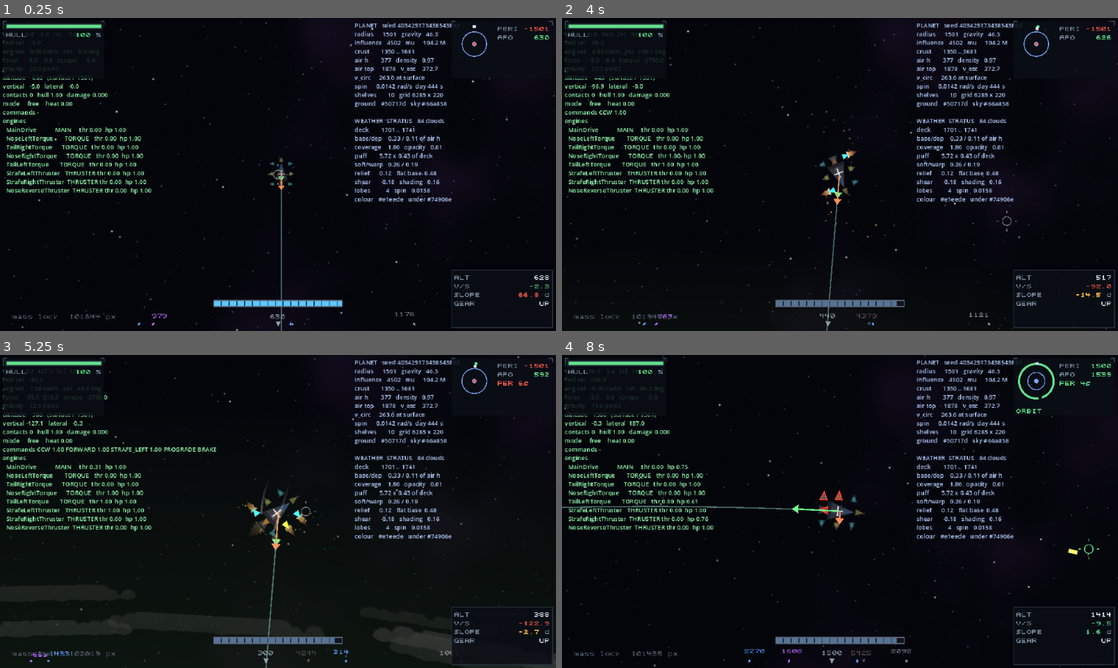
Above: before the commit, frames 1-4 (two rows, left to right).
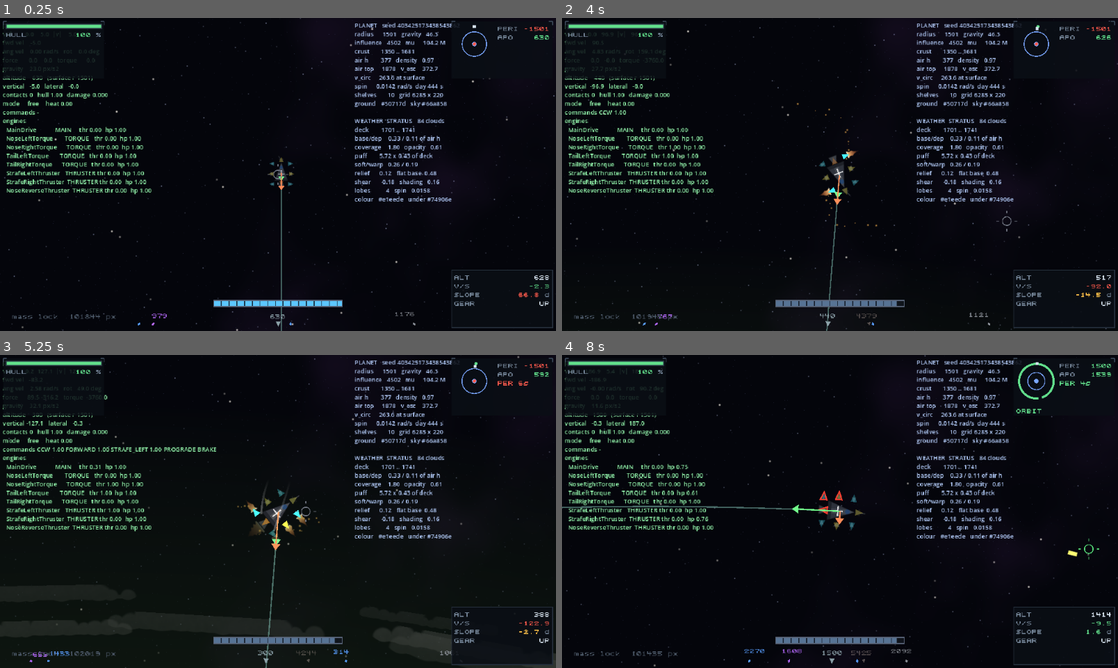
Above: after the commit, the same moments.

Repository: wroniasty/stardust
Game: Godot game, scene res://scenes/world.tscn
Same seed, same stepped clock (60 frames per second), same inputs: the game is played once before the commit and once after it.
Inputs (mouse positions are in pixels of both pictures, inside the frame that each line leads up to):
- Up to frame 1 (0.25 s): no input
- Up to frame 2 (4 s): tap Enter (ui_accept) at 0.5 s; move the mouse to (962, 158) at 0.52 s; hold D (rotate_right) 0.53-1.25 s; hold B (boost) 0.53-1.25 s; click (962, 158) at 0.67 s; tap J (jump) at 0.77, 3.77 s; drag from (728, 190) to (812, 237) at 1.27 s; move the mouse to (895, 105) at 2.02 s; hold D (rotate_right) 2.03-2.75 s; tap Left (camera_rotate_left) at 2.1 s; drag from (812, 237) to (673, 127) at 2.77 s; move the mouse to (1006, 221) at 3.52 s; hold A (rotate_left) from 3.53 s (still down); hold = (camera_zoom_in) from 3.53 s (still down)
- Up to frame 3 (5.25 s): release A (rotate_left) at 4.25 s; release = (camera_zoom_in) at 4.25 s; drag from (111, 464) to (194, 433) at 4.27 s; move the mouse to (305, 511) at 5.02 s; hold Z (brake) from 5.03 s (still down); hold Home (hold_prograde) from 5.03 s (still down); click (305, 511) at 5.17 s
- Up to frame 4 (8 s): release Z (brake) at 5.75 s; release Home (hold_prograde) at 5.75 s; drag from (756, 433) to (728, 527) at 5.77 s; move the mouse to (962, 495) at 6.52 s; hold W (thrust_forward) 6.53-7.25 s; hold Space (ship_fire) 6.53-7.25 s; tap J (jump) at 6.77 s; drag from (728, 527) to (1090, 549) at 7.27 s

The runs differ from the first frame. In frame 1, 0.7% of the frame differs, in the area x 1-26%, y 40-48%; in frame 2, 0.8%, in the area x 1-57%, y 26-71%; in frame 3, 0.8%; in frame 4, 0.8%.

Commit message:
The ship is built from its hull and fitout resources
ship.tscn keeps the shared parts (bays, gear, trails, skin) and names a hull
and a fitout; Ship._ready builds engines, guns and empty places from them.

Co-Authored-By: Claude Sonnet 5.5 <noreply@anthropic.com>

Diff:
--- a/scenes/ship.tscn
+++ b/scenes/ship.tscn
@@ -1,7 +1,7 @@
 [gd_scene load_steps=21 format=3]
 
 [ext_resource type="Script" path="res://scripts/ship.gd" id="1_ship"]
-[ext_resource type="PackedScene" path="res://scenes/engine_mount.tscn" id="2_mount"]
+[ext_resource type="Resource" path="res://resources/hulls/dart.tres" id="2_hull"]
 [ext_resource type="Script" path="res://scripts/generator_bay.gd" id="13_generator_bay"]
 [ext_resource type="Script" path="res://scripts/computer_bay.gd" id="15_computer_bay"]
 [ext_resource type="Script" path="res://scripts/scanner_bay.gd" id="20_scanner_bay"]
@@ -11,17 +11,11 @@
 [ext_resource type="Resource" path="res://resources/tanks/standard_tank.tres" id="24_tank"]
 [ext_resource type="Resource" path="res://resources/scanners/survey_array.tres" id="25_survey"]
 [ext_resource type="Resource" path="res://resources/generators/standard_cell.tres" id="14_cell"]
-[ext_resource type="Script" path="res://scripts/hardpoint.gd" id="3_hardpoint"]
-[ext_resource type="Resource" path="res://resources/weapons/autocannon.tres" id="12_autocannon"]
 [ext_resource type="Script" path="res://scripts/contrail.gd" id="5_contrail"]
 [ext_resource type="Script" path="res://scripts/engine_debug_draw.gd" id="6_engine_draw"]
 [ext_resource type="Script" path="res://scripts/landing_gear.gd" id="11_gear"]
 [ext_resource type="Script" path="res://scripts/fx/ship_skin.gd" id="16_skin"]
 [ext_resource type="Script" path="res://scripts/fx/bow_shock.gd" id="26_shock"]
-[ext_resource type="Resource" path="res://resources/engines/main_drive.tres" id="7_main"]
-[ext_resource type="Resource" path="res://resources/engines/torque_jet.tres" id="8_torque"]
-[ext_resource type="Resource" path="res://resources/engines/maneuver_thruster.tres" id="9_thruster"]
-[ext_resource type="Resource" path="res://resources/engines/retro_thruster.tres" id="10_retro"]
 
 [sub_resource type="Gradient" id="Gradient_contrail"]
 offsets = PackedFloat32Array(0, 1)
@@ -34,6 +28,8 @@
 gravity_scale = 0.0
 can_sleep = false
 script = ExtResource("1_ship")
+hull = ExtResource("2_hull")
+fitout_name = "dart (stock)"
 
 [node name="Hull" type="Polygon2D" parent="."]
 color = Color(0.82, 0.86, 0.92, 1)
@@ -41,61 +37,6 @@
 
 [node name="HullShape" type="CollisionShape2D" parent="."]
 shape = SubResource("ConvexPolygonShape2D_hull")
-
-[node name="MainDrive" parent="." instance=ExtResource("2_mount")]
-size = 3.5
-position = Vector2(0, 10)
-thrust_direction = Vector2(0, -1)
-installed = ExtResource("7_main")
-
-[node name="NoseLeftTorque" parent="." instance=ExtResource("2_mount")]
-size = 0.8
-position = Vector2(-8, -10)
-rotation = 1.5707964
-thrust_direction = Vector2(0, -1)
-installed = ExtResource("8_torque")
-
-[node name="TailRightTorque" parent="." instance=ExtResource("2_mount")]
-size = 0.8
-position = Vector2(8, 13.5)
-rotation = -1.5707964
-thrust_direction = Vector2(0, -1)
-installed = ExtResource("8_torque")
-
-[node name="NoseRightTorque" parent="." instance=ExtResource("2_mount")]
-size = 0.8
-position = Vector2(8, -10)
-rotation = -1.5707964
-thrust_direction = Vector2(0, -1)
-installed = ExtResource("8_torque")
-
-[node name="TailLeftTorque" parent="." instance=ExtResource("2_mount")]
-size = 0.8
-position = Vector2(-8, 13.5)
-rotation = 1.5707964
-thrust_direction = Vector2(0, -1)
-installed = ExtResource("8_torque")
-
-[node name="StrafeLeftThruster" parent="." instance=ExtResource("2_mount")]
-size = 1.0
-position = Vector2(9, 1.75)
-rotation = -1.5707964
-thrust_direction = Vector2(0, -1)
-installed = ExtResource("9_thruster")
-
-[node name="StrafeRightThruster" parent="." instance=ExtResource("2_mount")]
-size = 1.0
-position = Vector2(-9, 1.75)
-rotation = 1.5707964
-thrust_direction = Vector2(0, -1)
-installed = ExtResource("9_thruster")
-
-[node name="NoseReverseThruster" parent="." instance=ExtResource("2_mount")]
-size = 2.5
-position = Vector2(0, -12)
-rotation = 3.1415927
-thrust_direction = Vector2(0, -1)
-installed = ExtResource("10_retro")
 
 [node name="ComputerBay" type="Node2D" parent="."]
 position = Vector2(0, -2)
@@ -126,11 +67,6 @@
 size = 2.4
 installed = ExtResource("24_tank")
 
-[node name="NoseHardpoint" type="Node2D" parent="."]
-position = Vector2(0, -14)
-script = ExtResource("3_hardpoint")
-weapon = ExtResource("12_autocannon")
-
 [node name="LeftContrail" type="Line2D" parent="."]
 top_level = true
 width = 1.5
--- a/scripts/ship.gd
+++ b/scripts/ship.gd
@@ -30,11 +30,15 @@
 ## solver. That is why there are guidelines for drawing one -- see the
 ## configuration report -- rather than a solver clever enough for any shape
 ## (IDEAS.md section 6).
-## The hull resource this ship is built on: where its places are, its legs
-## and its hold. Found from the outline for the stock ship and set by
-## ShipFitout.apply for a preset; a shape nobody named gets one made from the
-## outline alone.
-var hull: HullData = null
+## The hull resource this ship is built on: its outline, its legs, its hold
+## and where its places are. With a `fitout_name` as well, `_ready` builds the
+## engines and guns from the two resources instead of from nodes in the scene.
+@export var hull: HullData = null
+
+## Which entry of ShipFitout.all() to build when `hull` is set. Empty builds
+## only the hull's empty places, and a ship without a hull keeps whatever its
+## scene holds.
+@export var fitout_name: String = ""
 
 @export var hull_outline: PackedVector2Array = PackedVector2Array([
 	Vector2(0, -12),
@@ -704,8 +708,8 @@
 
 
 func _ready() -> void:
-	_add_hull_slots()
 	collect_parts()
+	_build_from_resources()
 	# Set once here rather than at every landing: it never changes, and writing
 	# it from _integrate_forces would be another state change the server
 	# refuses mid-flush.
@@ -723,17 +727,30 @@
 	_since_spend = energy_recharge_delay()
 
 
-## Gives the stock ship the places every hull offers, which only a preset
-## being applied did before. A named hull supplies them; a shape nobody named
-## gets them worked out from its outline all the same.
-func _add_hull_slots() -> void:
-	if hull_outline.size() < 3:
-		return
-	hull = HullData.matching(hull_outline)
-	if hull == null:
-		hull = HullData.new()
-		hull.outline = hull_outline
-	ShipFitout.add_hull_slots(self, hull)
+## Builds the engines, guns and empty places from the hull and the fitout
+## this ship names, which is how every ship is meant to come about.
+##
+## A ship with no hull of its own -- a test's bare scene, the creative tool's
+## invented shape -- keeps what it has, with the places any hull offers worked
+## out from its outline.
+func _build_from_resources() -> void:
+	if hull != null and not fitout_name.is_empty():
+		var preset: Dictionary = ShipFitout.preset(fitout_name)
+		if preset.is_empty():
+			push_error("ship names no fitout called %s" % fitout_name)
+		else:
+			preset = preset.duplicate()
+			preset["hull"] = hull
+			ShipFitout.apply(self, preset)
+			return
+	if hull == null and hull_outline.size() >= 3:
+		hull = HullData.matching(hull_outline)
+		if hull == null:
+			hull = HullData.new()
+			hull.outline = hull_outline
+	if hull != null:
+		ShipFitout.add_hull_slots(self, hull)
+		collect_parts()
 
 
 ## Every engine mount on the hull, fitted or empty.
--- a/scripts/ship_fitout.gd
+++ b/scripts/ship_fitout.gd
@@ -184,6 +184,14 @@
 	return out
 
 
+## The preset with this name, or an empty dictionary.
+static func preset(preset_name: String) -> Dictionary:
+	for entry: Dictionary in all():
+		if entry["name"] == preset_name:
+			return entry
+	return {}
+
+
 ## Rebuilds a ship as one of these, in place.
 ##
 ## In place rather than by swapping in another scene, because everything
@@ -217,7 +225,8 @@
 	# The hull is named, not described. It used to be an outline, a hold
 	# and a pair of feet written out in every preset -- three of which flew
 	# the same dart and had to agree about it by hand.
-	var hull: HullData = HullData.of(preset["hull"])
+	var named: Variant = preset["hull"]
+	var hull: HullData = named as HullData if named is HullData else HullData.of(named)
 	if hull == null:
 		push_error("preset %s names no hull" % preset["name"])
 		return
